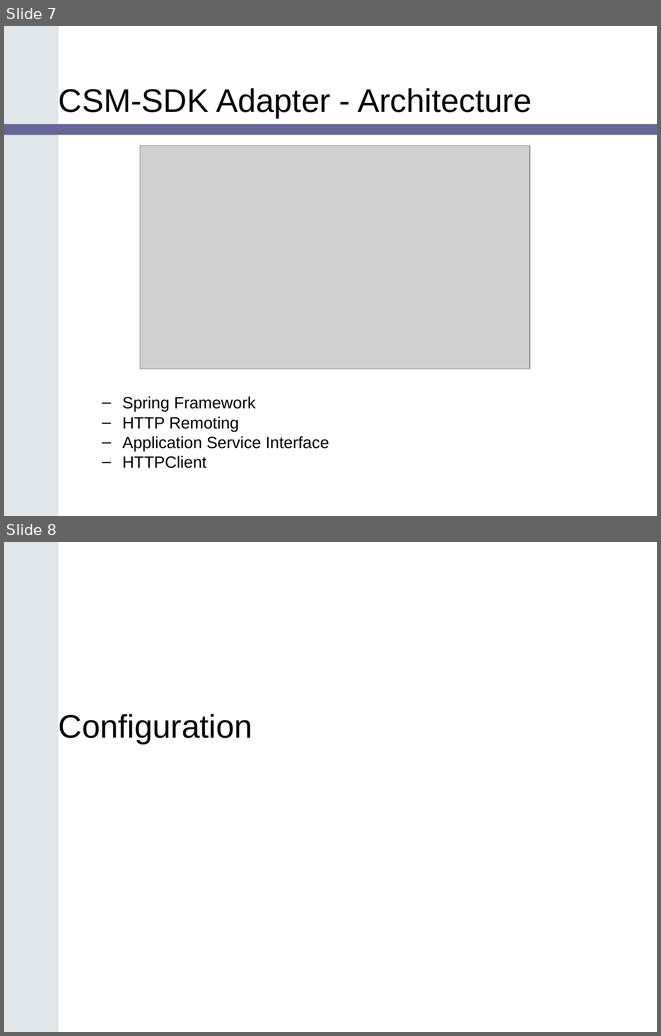
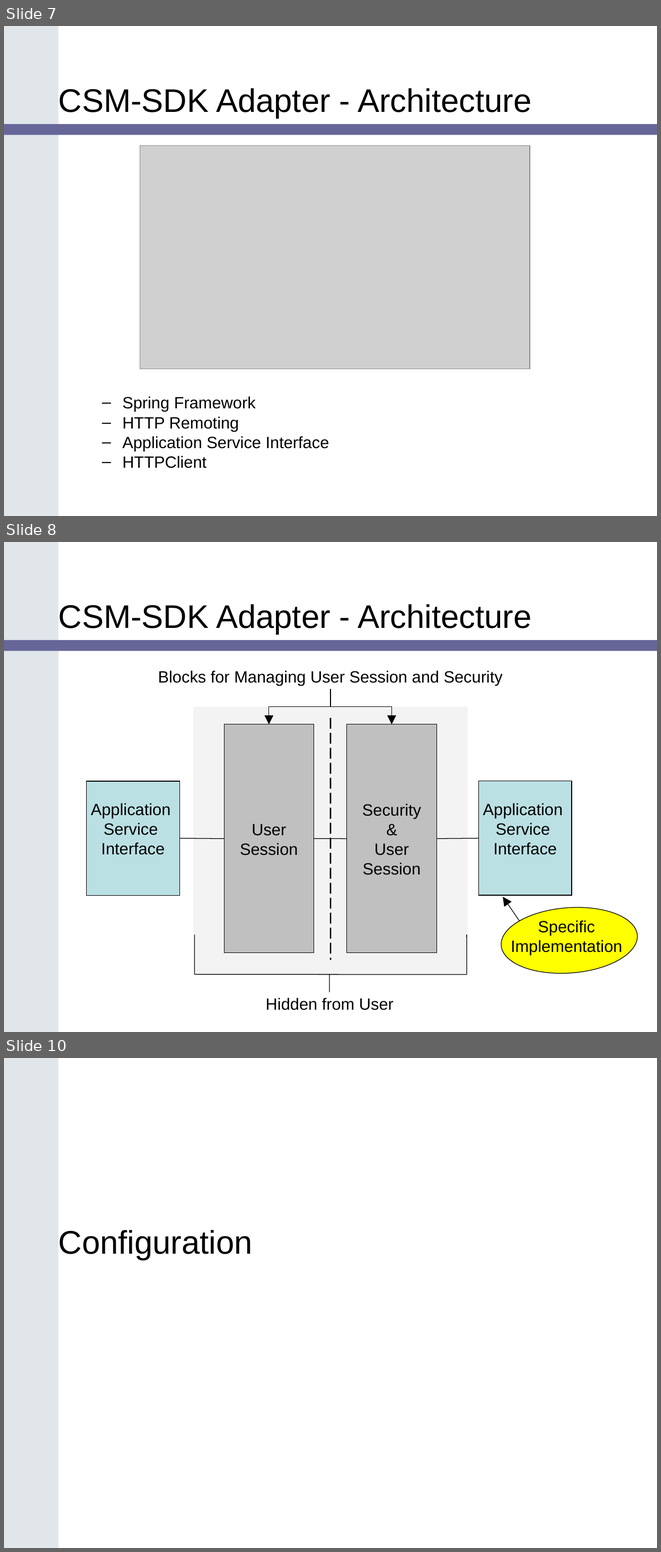
Before and after one commit to CBIIT/common-security-module-docs, a slide deck: Presentations/SDK_Bootcamp_CSM_v1.ppt. Shown one above the other, each under a label of ours: slides 7 and 8 before the commit, slides 7, 8 and 10 after it; the slides between them are not shown. The pictures are 661x1036 and 661x1552 pixels, drawn with LibreOffice and Linux fonts; fonts in the diff are those of the drawing; grey boxes stand for pictures; background and template pictures are left out. Boxes give left, top, right and bottom in pixels: in the first picture for what was removed or moved away, otherwise in the second. Text is boxed around its words. In the diff, an @@ line names an element or a change of style, - is before the commit and + after.

```diff
--- a/Presentations/SDK_Bootcamp_CSM_v1.ppt
+++ b/Presentations/SDK_Bootcamp_CSM_v1.ppt
@@ slide 8 added at [4,542,657,1032], background #FFFFFF; not listed: 2 template elements that a slide beside it also shows @@
@@ title added at [59,604,531,634], 36 pt, text #000000 @@
+CSM-SDK Adapter - Architecture
@@ text added at [158,670,503,685], 18 pt, text #000000 @@
+Blocks for Managing User Session and Security
@@ elbow arrow added from (330, 689) to (269, 724), #000000 0.74 pt @@
@@ elbow arrow added from (330, 689) to (392, 724), #000000 0.74 pt @@
@@ rectangle added at [193,706,468,976], fill #EAEAEA at 55% opacity @@
@@ rectangle added at [224,724,314,953], fill #C0C0C0, outline #000000 0.74 pt, 18 pt, text #000000 @@
+User
+Session
@@ line added from (330, 717) to (330, 960), #000000 1.5 pt dashed @@
@@ rectangle added at [347,724,437,953], fill #C0C0C0, outline #000000 0.74 pt, 18 pt, text #000000 @@
+Security
+&
+User
+Session
@@ rectangle added at [86,781,179,896], fill #BBE0E3, outline #000000 0.74 pt, 18 pt, text #000000 @@
+Application
+Service
+Interface
@@ rectangle added at [479,781,572,896], fill #BBE0E3, outline #000000 0.74 pt, 18 pt, text #000000 @@
+Application
+Service
+Interface
@@ line added from (179, 838) to (224, 838), #000000 0.74 pt @@
@@ line added from (314, 838) to (347, 838), #000000 0.74 pt @@
@@ line added from (436, 838) to (479, 838), #000000 0.74 pt @@
@@ ellipse added at [498,902,639,978], fill #FFFF00, outline #000000 0.74 pt @@
@@ arrow added from (519, 921) to (503, 897), #000000 0.74 pt @@
@@ text added at [511,920,622,955], 18 pt, text #000000 @@
+Specific
+Implementation
@@ line added from (195, 934) to (195, 974), #000000 0.74 pt @@
@@ line added from (467, 934) to (467, 974), #000000 0.74 pt @@
@@ line added from (195, 974) to (467, 974), #000000 0.74 pt @@
@@ line added from (329, 974) to (329, 992), #000000 0.74 pt @@
@@ text added at [266,997,394,1010], 18 pt, text #000000 @@
+Hidden from User
@@ what was slide 8 is now slide 10 @@
```
Also in this commit, not shown: 1 other slide added.
